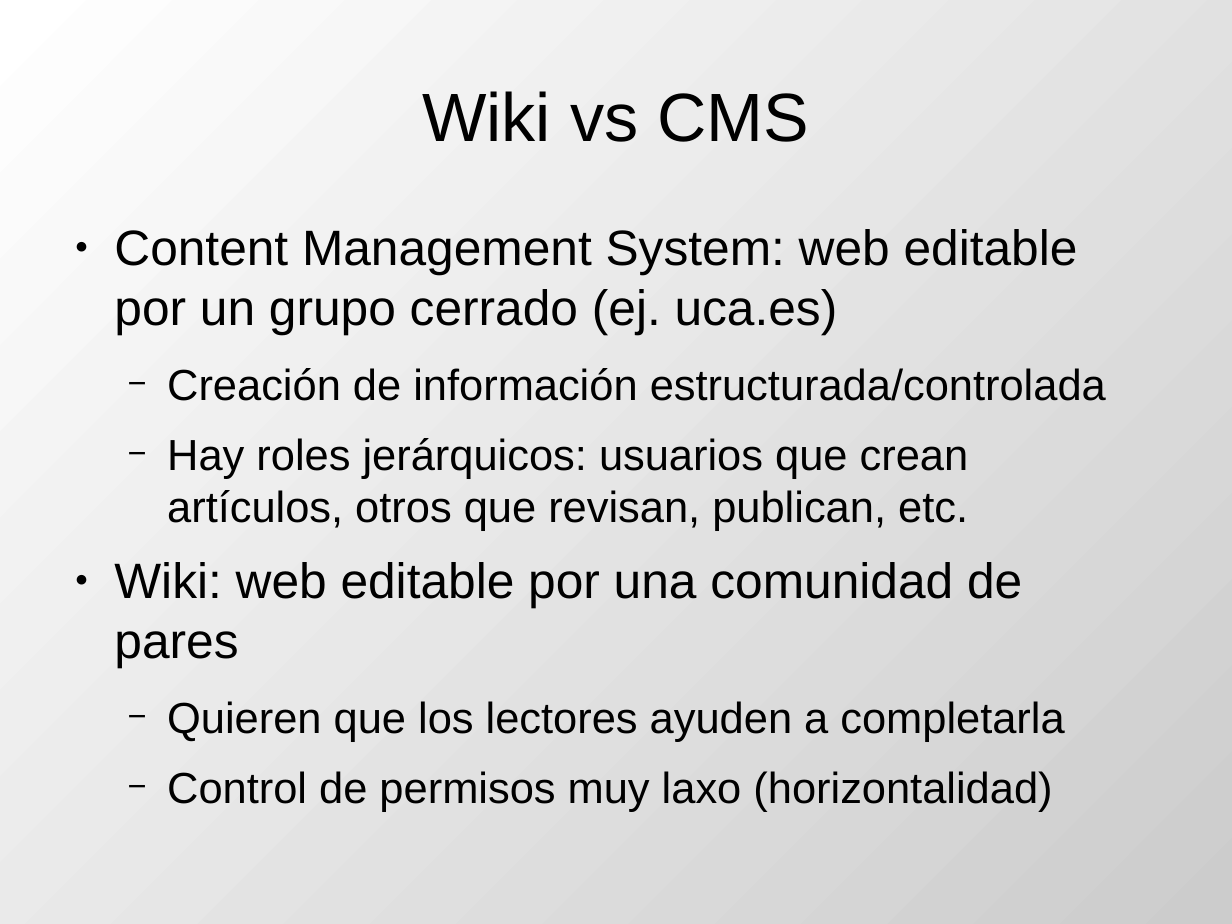
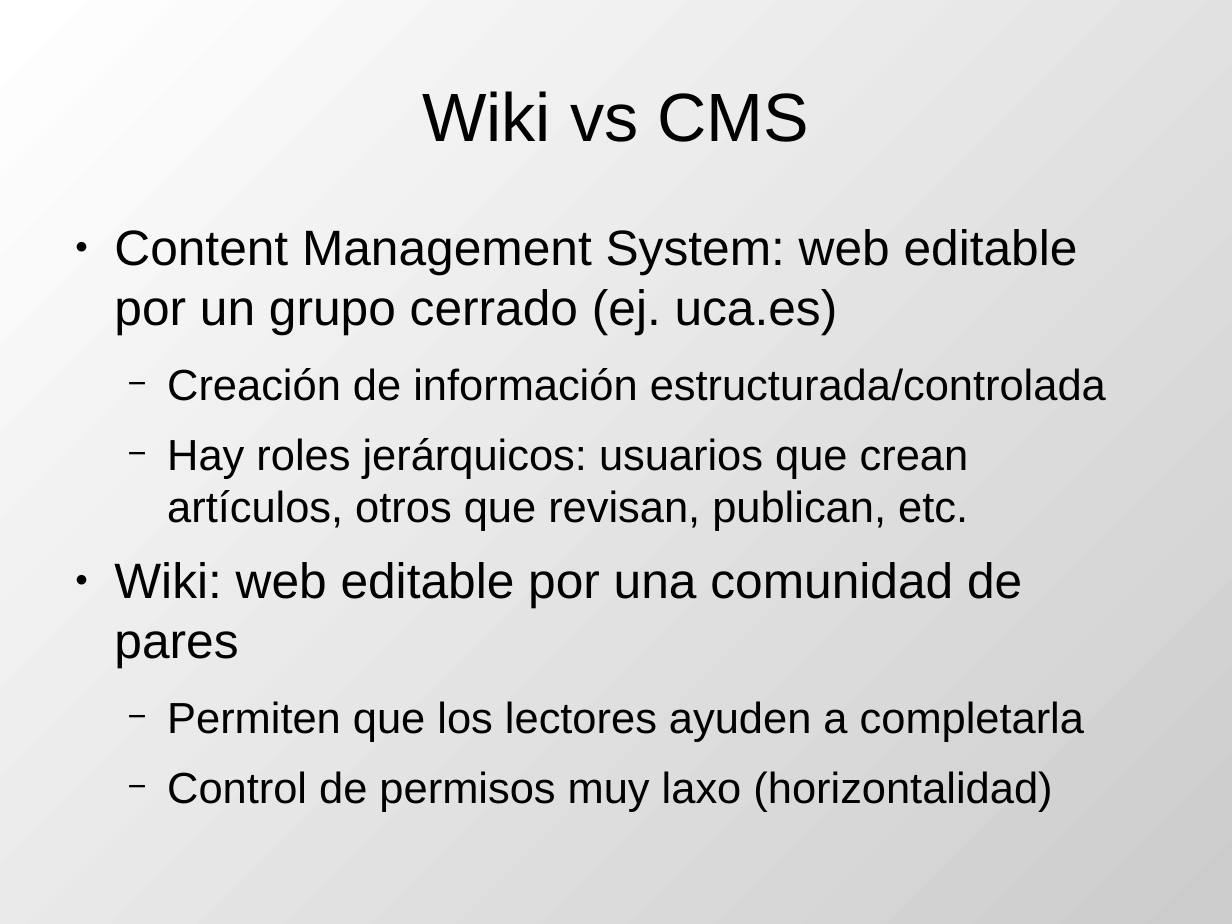
Before and after one commit to DrPantera/wikis4education, a slide deck: slide 5 of uca-2015/tema-1-Introduccion.odp. Drawn at 1232x924 pixels with LibreOffice and Linux fonts; fonts in the diff are those of the drawing. Boxes give left, top, right and bottom in pixels: in the first picture for what was removed or moved away, otherwise in the second. Text is boxed around its words. In the diff, an @@ line names an element or a change of style, - is before the commit and + after.

```diff
--- a/uca-2015/tema-1-Introduccion.odp
+++ b/uca-2015/tema-1-Introduccion.odp
@@ text at bbox=[167, 701, 1084, 742]: text changed @@
-  − Quieren que los lectores ayuden a completarla
+  − Permiten que los lectores ayuden a completarla
```
Also in this commit, not shown: 1 other file.
